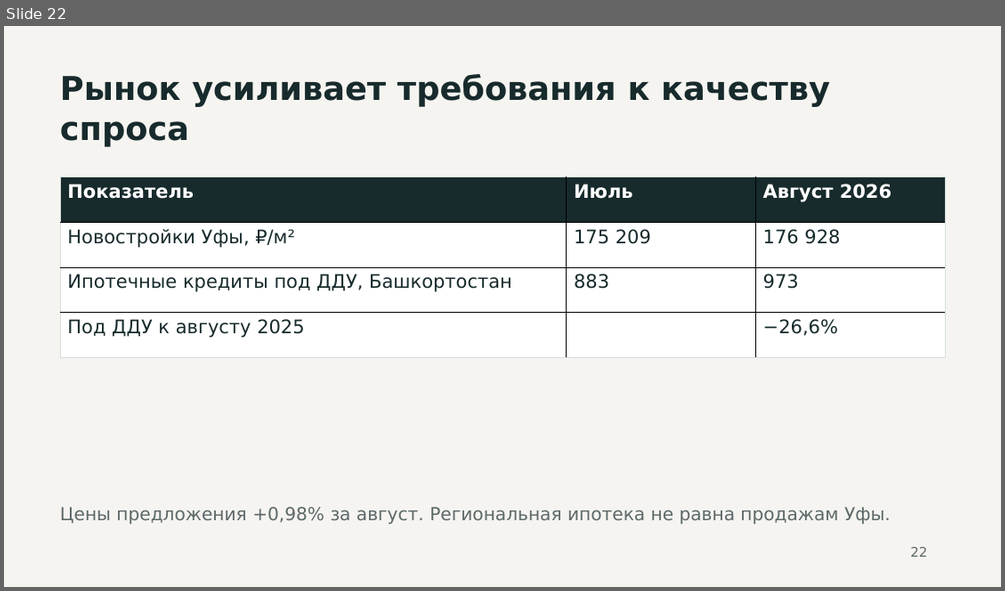
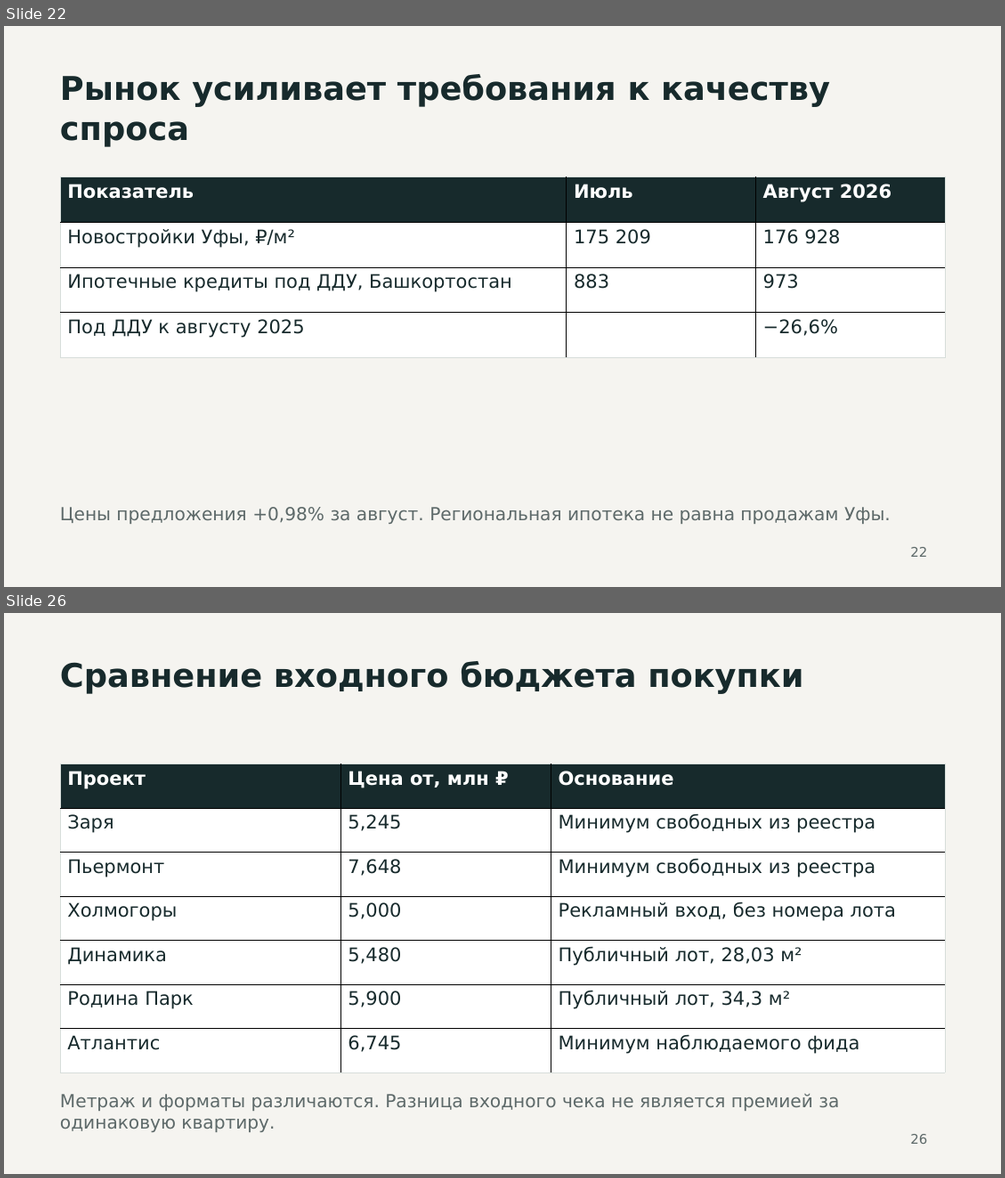
Before and after one commit to akaemov/hartdevelopment-meeting-realty, a slide deck: presentation/hartdevelopment-meeting-realty.pptx. Shown one above the other, each under a label of ours: slide 22 before the commit, slides 22 and 26 after it; the slides between them are not shown. The pictures are 1005x591 and 1005x1178 pixels, drawn with LibreOffice and Linux fonts; fonts in the diff are those of the drawing. Boxes give left, top, right and bottom in pixels: in the first picture for what was removed or moved away, otherwise in the second. Text is boxed around its words. In the diff, an @@ line names an element or a change of style, - is before the commit and + after.

```diff
--- a/presentation/hartdevelopment-meeting-realty.pptx
+++ b/presentation/hartdevelopment-meeting-realty.pptx
@@ slide 26 added at <box>4,613,1001,1174</box>, background #F5F4F0 @@
@@ text added at <box>60,661,803,694</box>, 31.5 pt, text #172A2C, bold @@
+Сравнение входного бюджета покупки
@@ table added at <box>60,764,945,1072</box>, 7 rows, 3 columns @@
+Проект | Цена от, млн ₽ | Основание
+Заря | 5,245 | Минимум свободных из реестра
+Пьермонт | 7,648 | Минимум свободных из реестра
+Холмогоры | 5,000 | Рекламный вход, без номера лота
+Динамика | 5,480 | Публичный лот, 28,03 м²
+Родина Парк | 5,900 | Публичный лот, 34,3 м²
+Атлантис | 6,745 | Минимум наблюдаемого фида
@@ text added at <box>60,1094,839,1132</box>, 17.2 pt, text #5D6969 @@
+Метраж и форматы различаются. Разница входного чека не является премией за одинаковую квартиру.
@@ text added at <box>910,1134,927,1143</box>, 12.8 pt, text #5D6969 @@
+26
```
Also in this commit, not shown: 18 slides changed, 6 other slides added, 1 slide removed, 11 other files.
